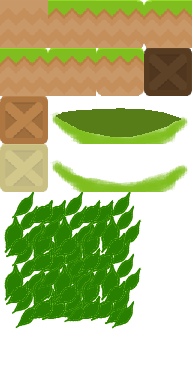
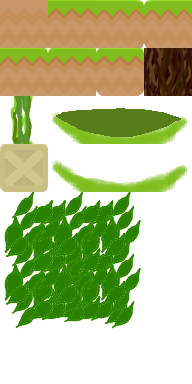
Layers edited between the first and the second 192px x 384px image:
added layer "Paint Layer 1" above "root Merged" over bbox(0, 96, 48, 144)
added layer "root Merged" (10th of 10) above "Background" over bbox(144, 48, 192, 96)
painted on "Background" over bbox(0, 48, 192, 144)
